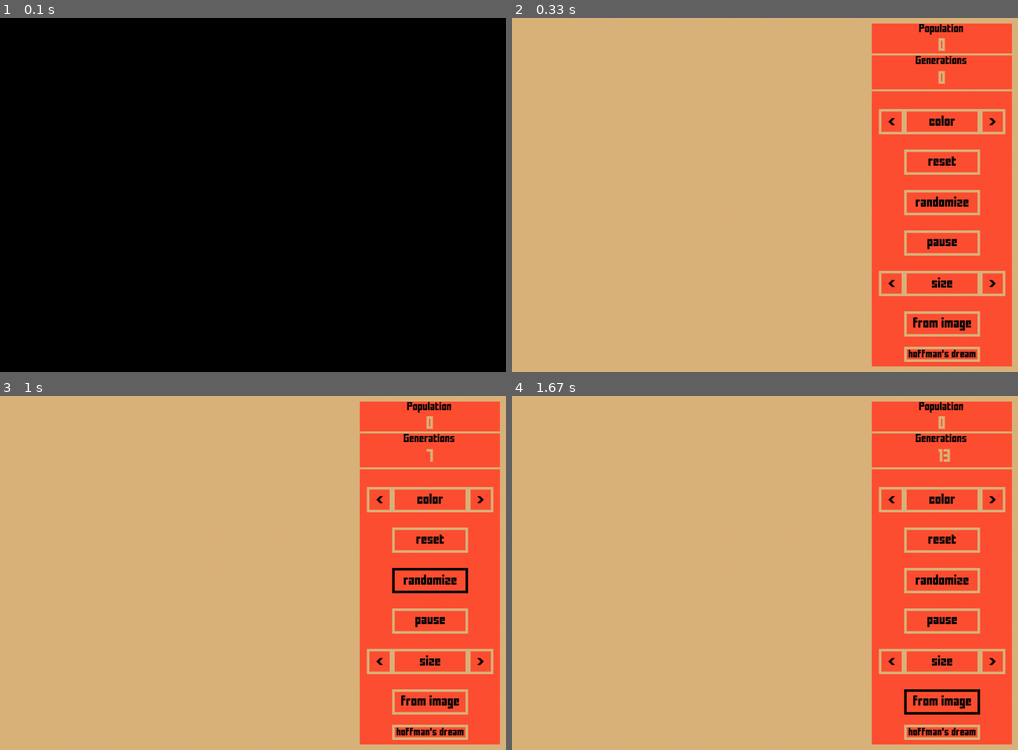
Above: before the commit, frames 1-4 (two rows, left to right).
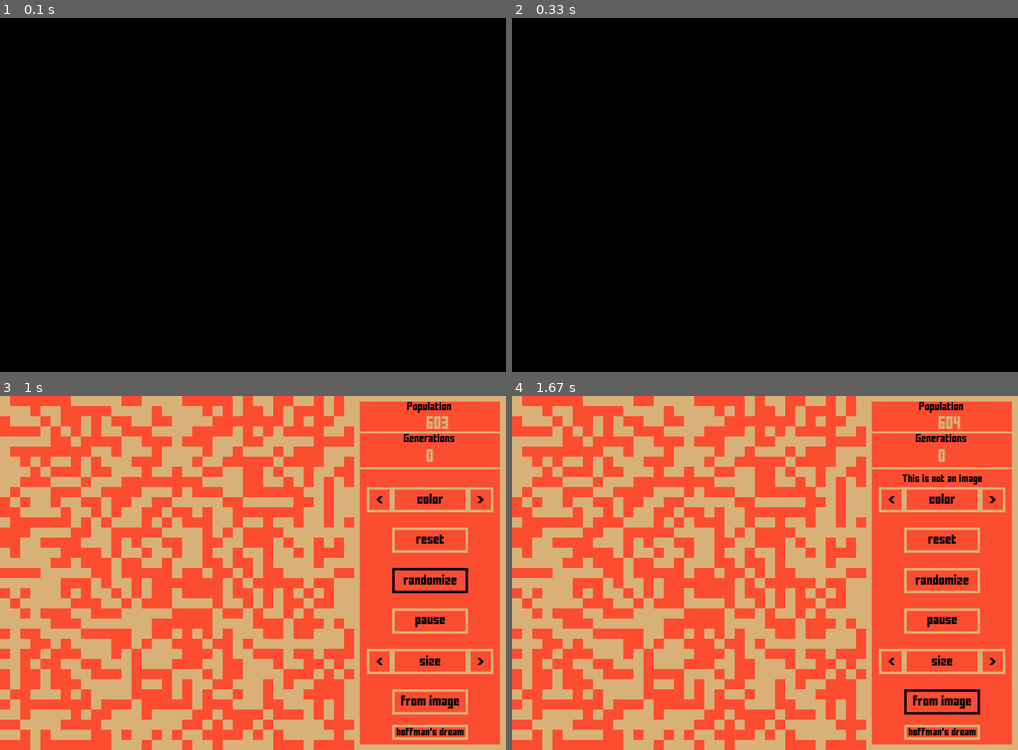
Above: after the commit, the same moments.

Repository: piotrksiazek/Pygame-of-Life
Game: pygame game, started from main.py
The game is run twice, just before and just after one commit, with the same random seed, the same clock (stepped at 60 frames per second) and the same inputs.
Inputs (mouse positions are in pixels of both pictures, inside the frame that each line leads up to):
- Up to frame 1 (0.1 s): no input
- Up to frame 2 (0.33 s): no input
- Up to frame 3 (1 s): tap Space at 0.33 s; click "randomize" at 0.72 s
- Up to frame 4 (1.67 s): click (608, 519) at 1.05 s; click (952, 696) at 1.38 s

Frame 1 is identical in both runs. In frame 2, 99% of the frame differs, in the area x 0-100%, y 0-100%; in frame 3, 35%; in frame 4, 35%.

Commit message:
Deleted another bunch of placeholders.

Diff:
--- a/main.py
+++ b/main.py
@@ -13,8 +13,6 @@
         self.settings = Settings()
         self.screen = pygame.display.set_mode((self.settings.scr_width, self.settings.scr_height))
         self.paused = True
-        self.playing = True
-        self.after_game = True
         self.grid_from_image = False
         self.is_hoffman_dreaming = False
 
@@ -87,7 +85,7 @@
                             # We want to be able to change cell size settings for selected image.
                             if gol.grid_from_image:
                                 menu.create_ascii_art(menu.b_and_w_resized(gol, menu.image_path, interface), gol)
-                                population.create_grid_from_ascii('ascii_art', population.grid)
+                                population.create_grid_from_ascii('ascii_art.txt', population.grid)
 
 
                     elif menu.pause_button.is_over():
@@ -133,8 +131,7 @@
         pygame.display.flip()
 
     def gameplay(self, interface, population, gol, menu):
-        # self.playing brakes once player spends all pause points.
-        while self.playing:
+        while True:
             pygame.time.delay(100)
             while self.paused:
                 population.pre_game(population.grid, gol.settings.alive_color, gol.settings.dead_color, gol, interface, population)
@@ -147,20 +144,13 @@
     def main(self):
         intro = population_and_intro.Population(gol)
         intro.create_grid_from_ascii('assets/banner4.txt', intro.snake_grid)
-        # menu = text_and_menu.MainMenu(gol)
-
-        # intro.animate_snake_grid(intro, gol)
-
-        # menu.draw_menu(gol)
+        intro.animate_snake_grid(intro, gol)
 
         population = population_and_intro.Population(gol)
-        interface = text_and_menu.Interface(gol, population)
+        interface = text_and_menu.Interface(gol)
         menu = text_and_menu.MainMenu(gol, interface)
         # After intro and menus are over.
         self.gameplay(interface, population, gol, menu)
 
-        while self.after_game:
-            pass
-
 gol = GameOfLife()
 gol.main()
--- a/population_and_intro.py
+++ b/population_and_intro.py
@@ -132,18 +132,6 @@
         for event in pygame.event.get():
             if event.type == pygame.QUIT:
                 sys.exit()
-            # elif event.type == pygame.MOUSEBUTTONDOWN:
-            #     # Getting x and y coordinate of coursor and translating it into individual cell position
-            #     x, y = pygame.mouse.get_pos()
-            #     pos_x, pos_y = int(x/self.cell_size), int(y/self.cell_size)
-            #     # Cell status can be changed only in a square plane.
-            #     if x < gol.settings.scr_height:
-            #         # If cell is alive then it's status will become dead
-            #         if grid[pos_y][pos_x].status == 1:
-            #             grid[pos_y][pos_x].status = 0
-            #         # If cell is dead then it's status will become alive
-            #         else:
-            #             grid[pos_y][pos_x].status = 1
             elif event.type == pygame.KEYDOWN:
                 # Press space to start the game
                 if event.key == pygame.K_SPACE:
--- a/settings.py
+++ b/settings.py
@@ -1,11 +1,9 @@
-import pygame
 from random import randint
 
 class Settings:
     def __init__(self):
         self.colors_of_life = [(255, 79, 51), (255,255,255), (163,5,0), (255,123,0), (200,0,0)]
         self.colors_of_life_intro = [(randint(1,255), randint(1,255), randint(1,255)) for x in range(10)]
-        self.dimmer = 255
 
         self.colors_of_death = [(219, 179, 123), (0,0,0), (0,241,84), (0,191,241), (255,255,255)]
         self.max_color_of_life = len(self.colors_of_life) - 1
@@ -19,7 +17,7 @@
         self.scr_width = 1000
         self.scr_height = 700
 
-        self.menu_cell_size_list = ['size', '20', '10', '5']
+        self.menu_cell_size_list = ['size', '20', '10', '5', '2', '1']
         self.cell_size_list = [20, 10, 1]
         self.cell_size = self.cell_size_list[0]
         self.intro_cell_size = 5
--- a/text_and_menu.py
+++ b/text_and_menu.py
@@ -8,7 +8,7 @@
 
 
 class Interface:
-    def __init__(self, gol, population):
+    def __init__(self, gol):
         # General counter attributes
         self.counter_color = (219, 179, 123)
         self.counter_font = pygame.font.Font('assets/FFFFORWA.TTF', 20)
@@ -48,11 +48,8 @@
         interface.draw_and_update_counter(gol, population.count_living_cells(), interface.vertical_center, interface.population_counter_y)
 
 
-
-
-
-
 class Button:
+    """Class stores button's content, size and methods cheking if mouse is over and drawing buttons"""
     def __init__(self, left, top, width, height, text, color, text_color, color_clicked, is_arrow):
         self.width = width
         self.left = left
@@ -122,7 +119,7 @@
         self.image_open_success = False
         self.is_error = False
         self.error_message = ""
-    # functions related to
+
     def get_str_of_img_path(self):
         root = tkinter.Tk()
         # Hide tkinter window from sight
Binary file removed: assets/interfejs_wersja_1.png
Binary file removed: b_and_w_resized.jpg
Binary file removed: edited_img.jpg
